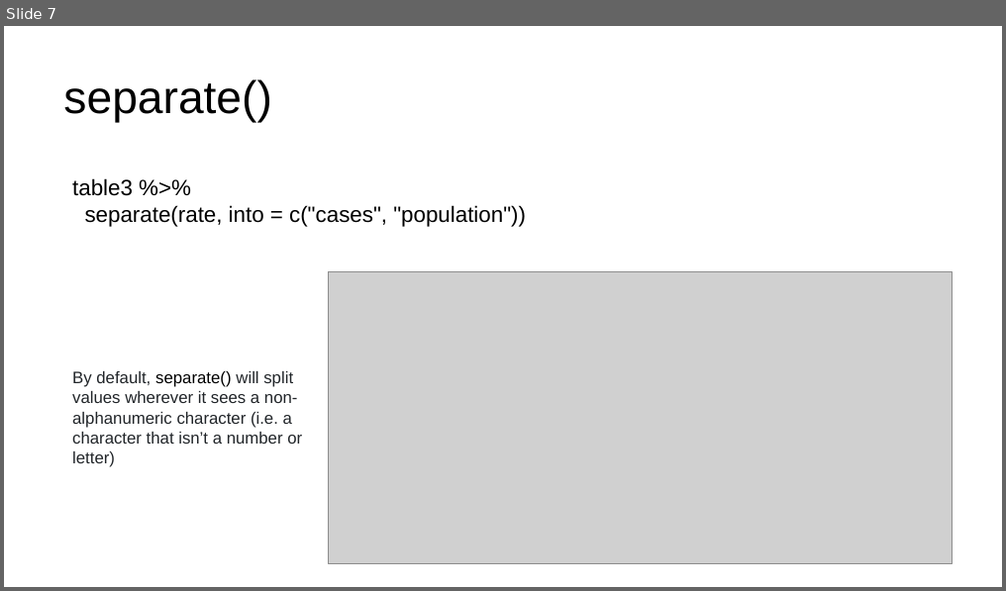
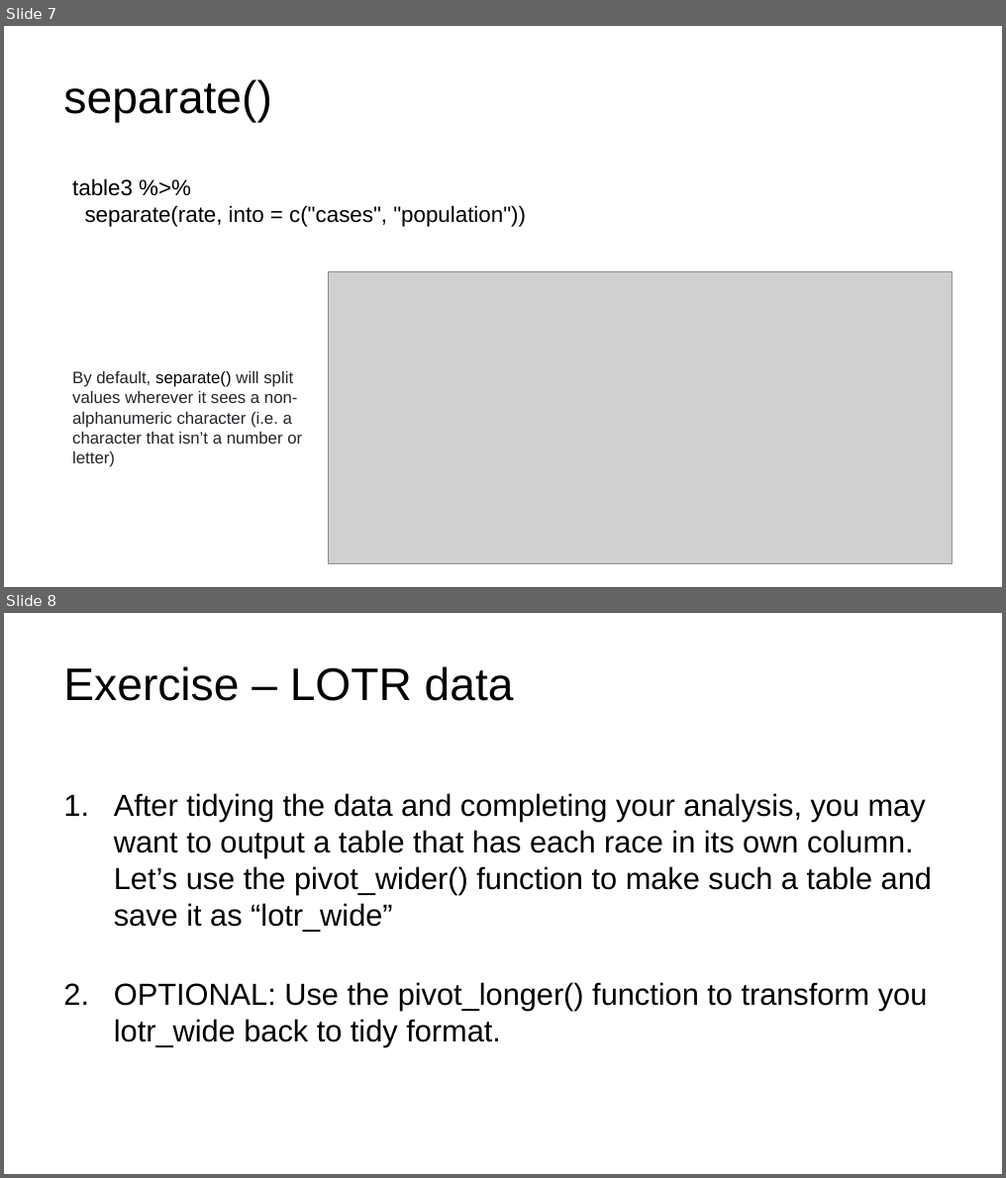
Before and after one commit to nt246/NTRES-6100-data-science, a slide deck: slides/Slides_tidydata.pptx. Shown one above the other, each under a label of ours: slide 7 before the commit, slides 7 and 8 after it. The pictures are 1006x591 and 1006x1178 pixels, drawn with LibreOffice and Linux fonts; fonts in the diff are those of the drawing; grey boxes stand for pictures. Boxes give left, top, right and bottom in pixels: in the first picture for what was removed or moved away, otherwise in the second. Text is boxed around its words. In the diff, an @@ line names an element or a change of style, - is before the commit and + after.

```diff
--- a/slides/Slides_tidydata.pptx
+++ b/slides/Slides_tidydata.pptx
@@ slide 8 added at (4,613,1002,1174), background #FFFFFF @@
@@ title added at (63,666,514,701), 33 pt, text #000000 @@
+Exercise – LOTR data
@@ text added at (114,793,932,1048), 22 pt, text #000000 @@
+1. After tidying the data and completing your analysis, you may want to output a table that has each race in its own column. Let’s use the pivot_wider() function to make such a table and save it as “lotr_wide”
+2. OPTIONAL: Use the pivot_longer() function to transform you lotr_wide back to tidy format.
```
Also in this commit, not shown: 1 slide changed, 5 other files.
